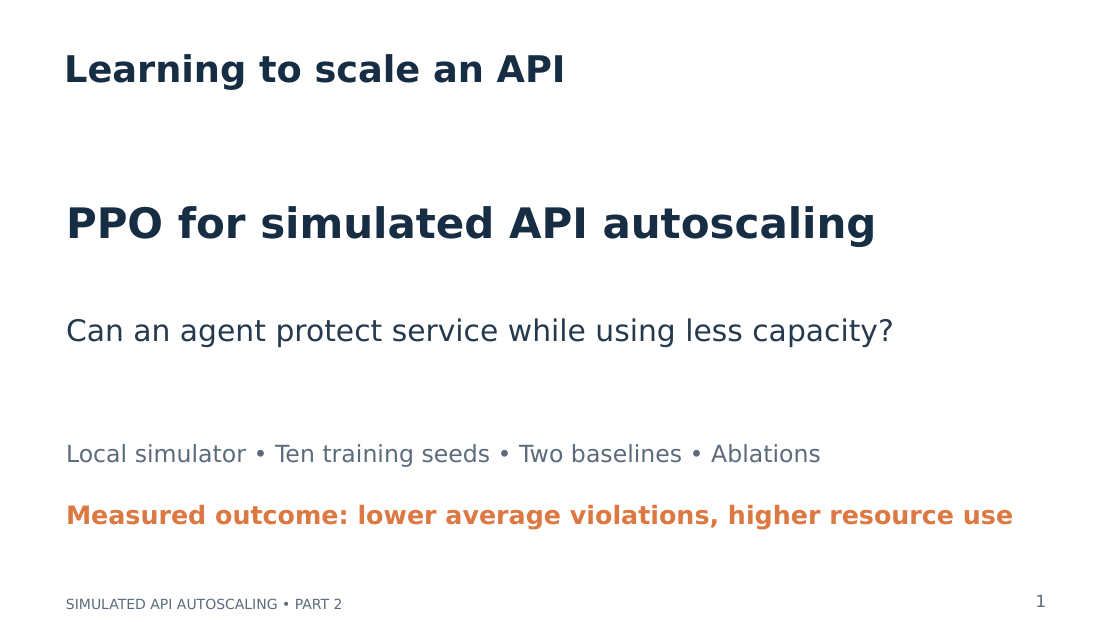
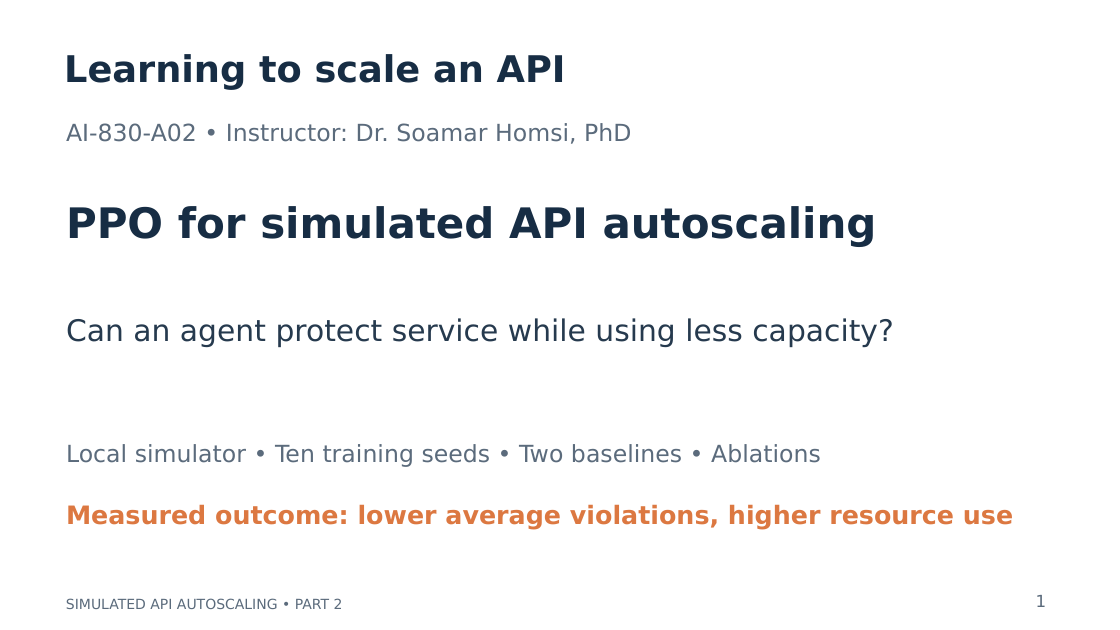
Before and after one commit to srividyap98/autoscaling_rl, a slide deck: slide 1 of presentation/API_Autoscaling_RL_Presentation.pptx. Drawn at 1120x630 pixels with LibreOffice and Linux fonts; fonts in the diff are those of the drawing. Boxes give left, top, right and bottom in pixels: in the first picture for what was removed or moved away, otherwise in the second. Text is boxed around its words. In the diff, an @@ line names an element or a change of style, - is before the commit and + after.

```diff
--- a/presentation/API_Autoscaling_RL_Presentation.pptx
+++ b/presentation/API_Autoscaling_RL_Presentation.pptx
@@ text added at bbox=[66, 123, 631, 144], 20.2 pt, text #5B6B7C @@
+AI-830-A02 • Instructor: Dr. Soamar Homsi, PhD
```
Also in this commit, not shown: 1 other file.
